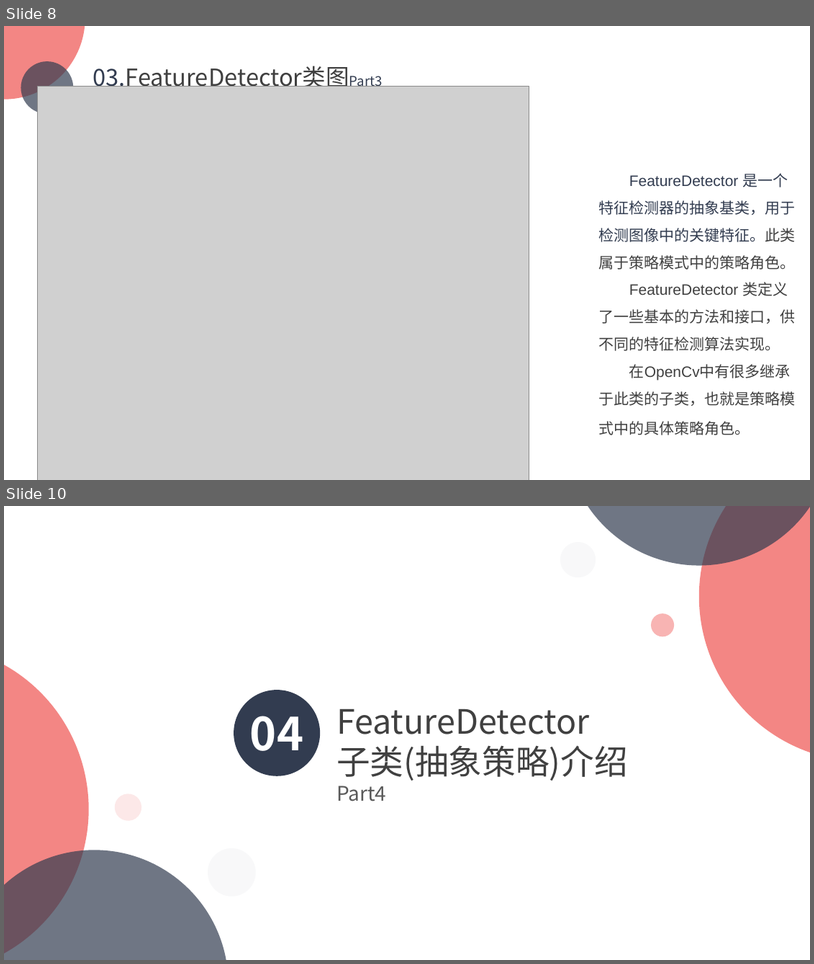
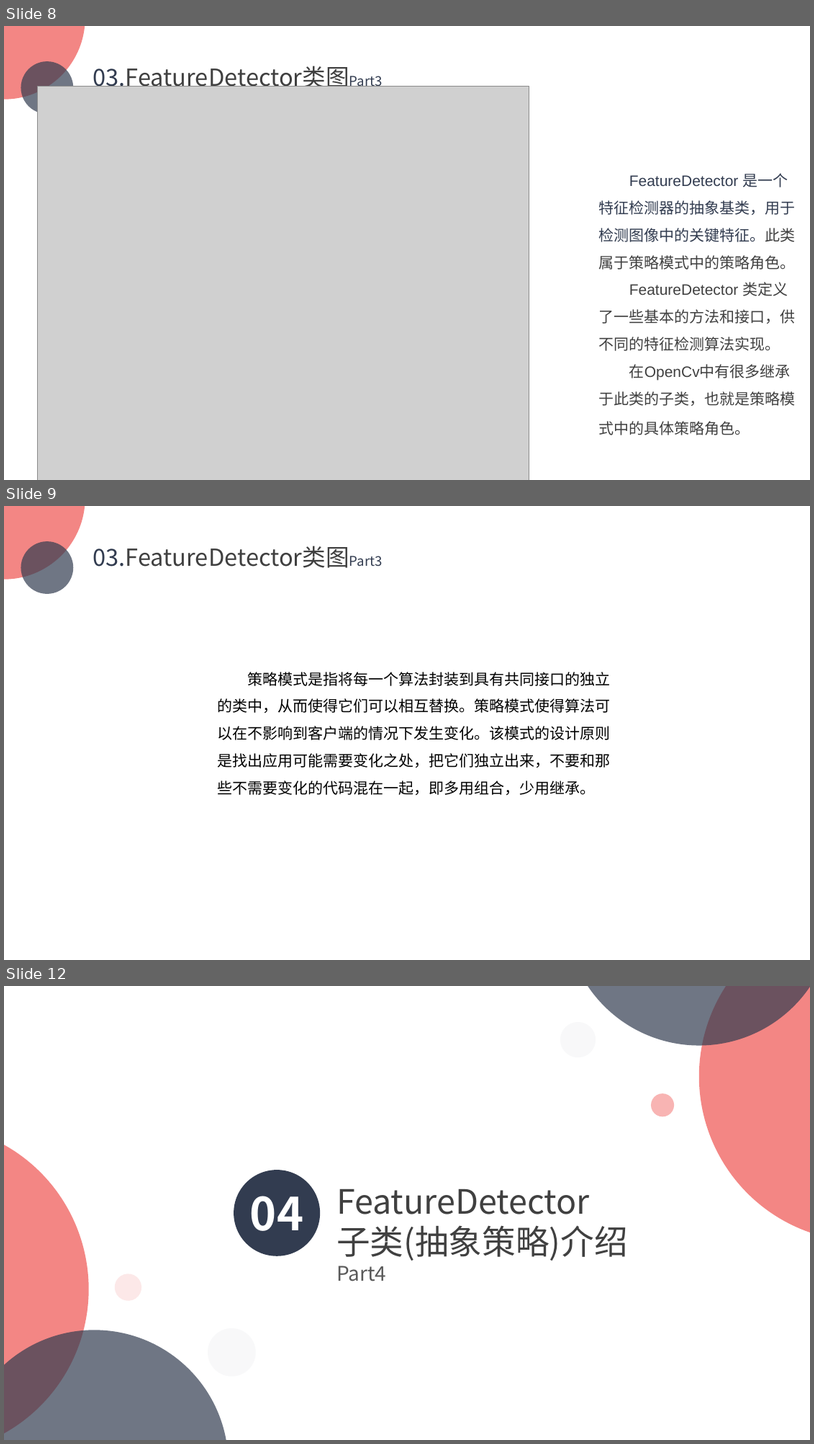
Before and after one commit to TJDPGr9/OpencvFeatureDetectorResearch, a slide deck: OpencvFInal/Opencv.pptx. Shown one above the other, each under a label of ours: slides 8 and 10 before the commit, slides 8, 9 and 12 after it; the slides between them are not shown. The pictures are 814x964 and 814x1444 pixels, drawn with LibreOffice and Linux fonts; fonts in the diff are those of the drawing; grey boxes stand for pictures; background and template pictures are left out. Boxes give left, top, right and bottom in pixels: in the first picture for what was removed or moved away, otherwise in the second. Text is boxed around its words. In the diff, an @@ line names an element or a change of style, - is before the commit and + after.

```diff
--- a/OpencvFInal/Opencv.pptx
+++ b/OpencvFInal/Opencv.pptx
@@ slide 9 added at box(4, 506, 810, 960), background picture (left out); not listed: 2 template elements that a slide beside it also shows @@
@@ text added at box(93, 546, 350, 568), 28 pt, text #404040 @@
+03.FeatureDetector类图Part3
@@ text added at box(218, 672, 611, 795), 18 pt, text #000000 @@
+策略模式是指将每一个算法封装到具有共同接口的独立的类中，从而使得它们可以相互替换。策略模式使得算法可以在不影响到客户端的情况下发生变化。该模式的设计原则是找出应用可能需要变化之处，把它们独立出来，不要和那些不需要变化的代码混在一起，即多用组合，少用继承。
@@ what was slide 10 is now slide 12 @@
```
Also in this commit, not shown: 2 slides changed, 1 other slide added.
